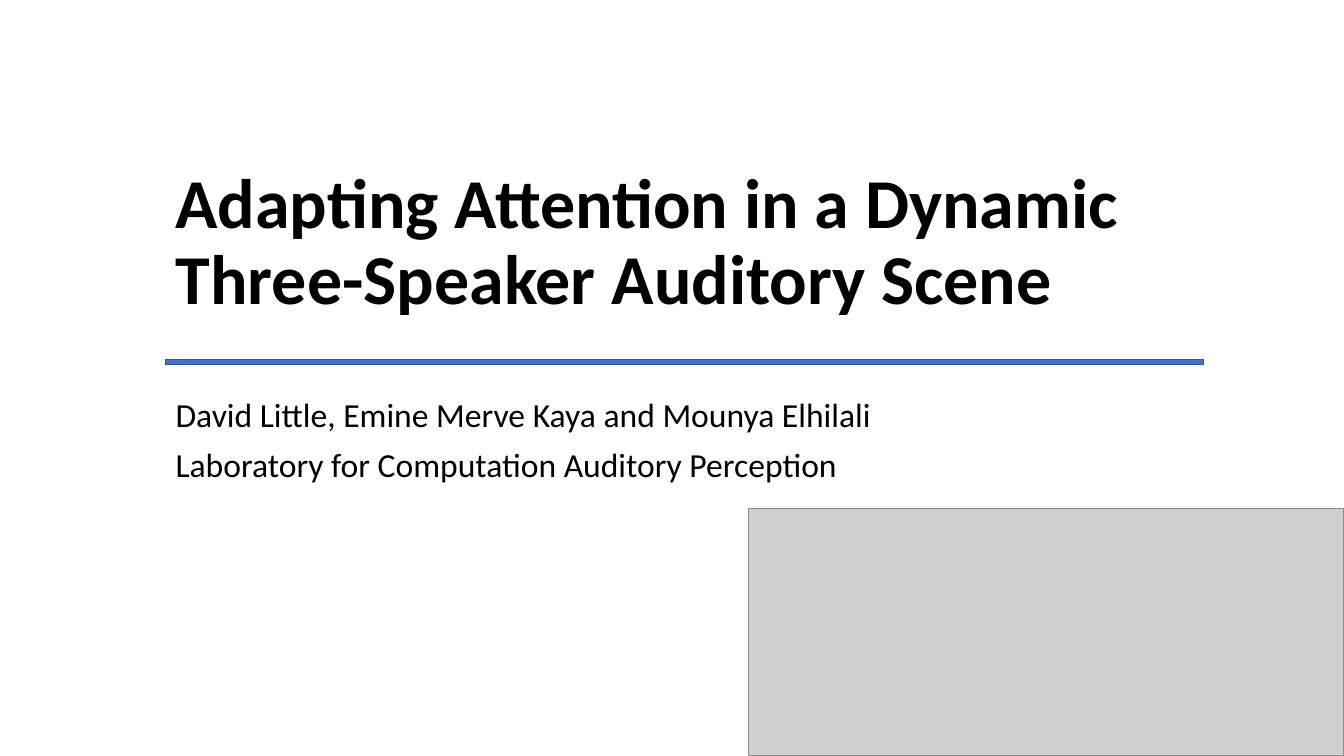
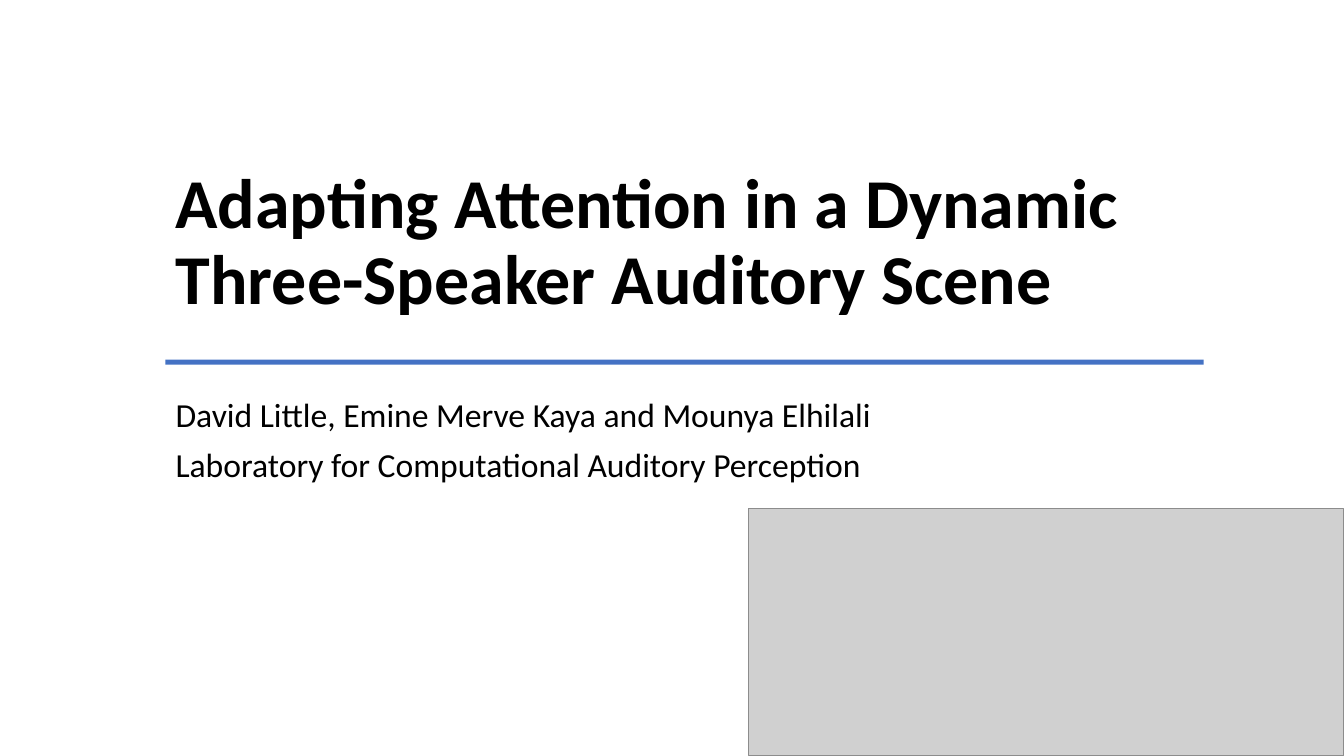
Before and after one commit to haberdashPI/german_track, a slide deck: slide 1 of presentations/ARO_2021/adapting_auditory_attention.pptx. Drawn at 1344x756 pixels with LibreOffice and Linux fonts; fonts in the diff are those of the drawing; grey boxes stand for pictures. Boxes give left, top, right and bottom in pixels: in the first picture for what was removed or moved away, otherwise in the second. Text is boxed around its words. In the diff, an @@ line names an element or a change of style, - is before the commit and + after.

```diff
--- a/presentations/ARO_2021/adapting_auditory_attention.pptx
+++ b/presentations/ARO_2021/adapting_auditory_attention.pptx
@@ rectangle at (165, 360, 1204, 365): outline #325491 1 pt to none @@
@@ subtitle at (176, 453, 860, 483): text changed @@
-Laboratory for Computation Auditory Perception
+Laboratory for Computational Auditory Perception
```
Also in this commit, not shown: 16 other slides changed, 1 slide added.
